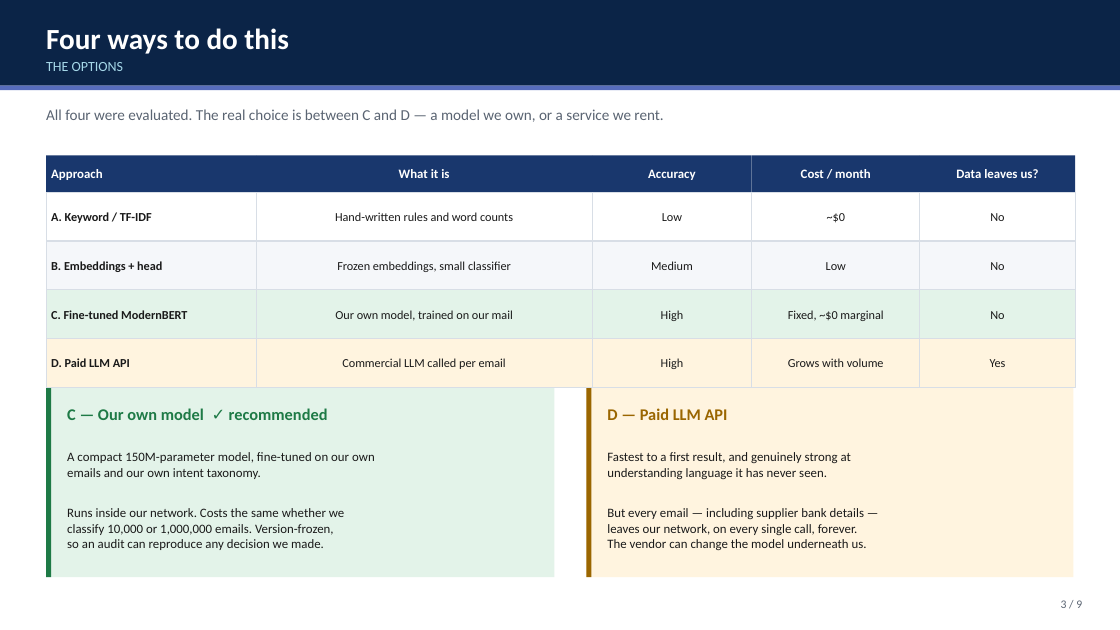
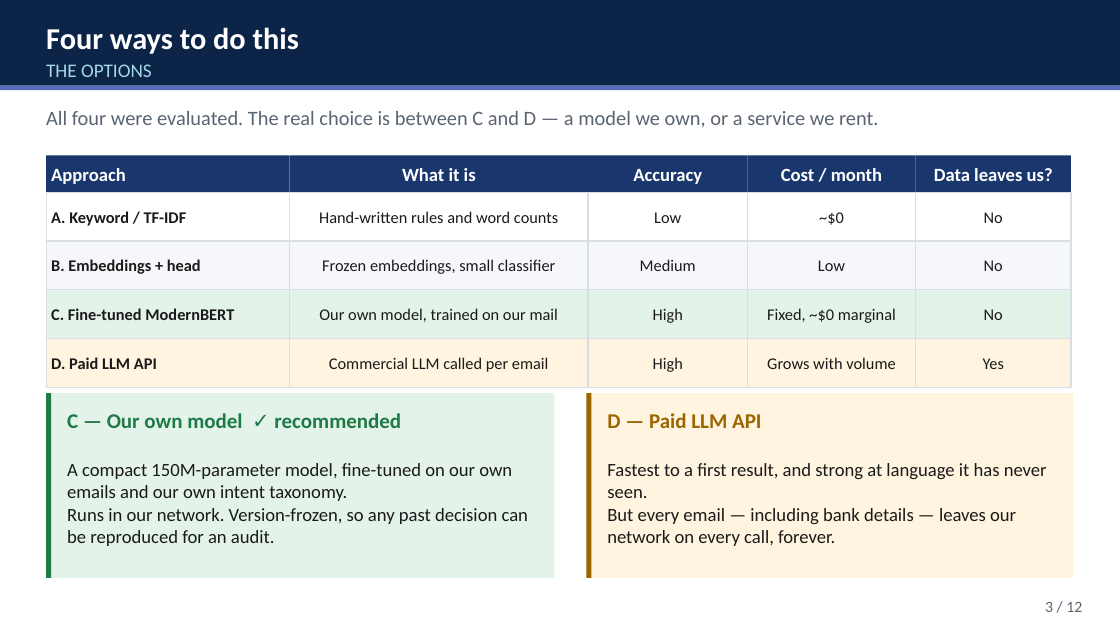
Before and after one commit to orapeasant/emailintent, a slide deck: slide 3 of docs/email_intent_briefing.pptx. Drawn at 1120x630 pixels with LibreOffice and Linux fonts; fonts in the diff are those of the drawing. Boxes give left, top, right and bottom in pixels: in the first picture for what was removed or moved away, otherwise in the second. Text is boxed around its words. In the diff, an @@ line names an element or a change of style, - is before the commit and + after.

Commit message:
ppt change

```diff
--- a/docs/email_intent_briefing.pptx
+++ b/docs/email_intent_briefing.pptx
@@ title "Four ways to do this" at [46,27,299,54]: size 25 to 26 pt @@
@@ text "THE OPTIONS" at [46,64,152,77]: size 12 to 16.5 pt @@
@@ text "All four were evaluated. The ..." at [46,111,879,128]: size 13 to 17.5 pt @@
@@ size 11 to 16 pt in 5 elements at [748,155,916,192], [588,155,748,192], [916,155,1071,192], [290,155,588,192], [46,155,290,192] @@
@@ rectangle "Approach": place and size @@
-rectangle "Approach" at [46,155,256,192]
+rectangle "Approach" at [46,155,290,192]
@@ rectangle "What it is": place and size @@
-rectangle "What it is" at [256,155,592,192]
+rectangle "What it is" at [290,155,588,192]
@@ rectangle "A. Keyword / TF-IDF": place and size @@
-rectangle "A. Keyword / TF-IDF" at [46,192,256,241]
+rectangle "A. Keyword / TF-IDF" at [46,192,290,241]
@@ rectangle "Hand-written rules and word counts": place and size @@
-rectangle "Hand-written rules and word counts" at [256,192,592,241]
+rectangle "Hand-written rules and word counts" at [290,192,588,241]
@@ rectangle "B. Embeddings + head": place and size @@
-rectangle "B. Embeddings + head" at [46,241,256,290]
+rectangle "B. Embeddings + head" at [46,241,290,290]
@@ rectangle "Frozen embeddings, small classifier": place and size @@
-rectangle "Frozen embeddings, small classifier" at [256,241,592,290]
+rectangle "Frozen embeddings, small classifier" at [290,241,588,290]
@@ rectangle "C. Fine-tuned ModernBERT": place and size @@
-rectangle "C. Fine-tuned ModernBERT" at [46,290,256,339]
+rectangle "C. Fine-tuned ModernBERT" at [46,290,290,339]
@@ rectangle "Our own model, trained on ...": place and size @@
-rectangle "Our own model, trained on ..." at [256,290,592,339]
+rectangle "Our own model, trained on ..." at [290,290,588,339]
@@ size 10.5 to 14 pt in 20 elements at [748,192,916,241], [916,192,1071,241], [748,241,916,290], [916,241,1071,290], [748,290,916,339], [916,290,1071,339], [748,339,916,387], [916,339,1071,387], [588,192,748,241], [588,241,748,290], [588,290,748,339], [588,339,748,387], [290,192,588,241], [290,241,588,290], [290,290,588,339], [290,339,588,387], [46,192,290,241], [46,241,290,290], [46,290,290,339], [46,339,290,387] @@
@@ rectangle "D. Paid LLM API": place and size @@
-rectangle "D. Paid LLM API" at [46,339,256,387]
+rectangle "D. Paid LLM API" at [46,339,290,387]
@@ rectangle "Commercial LLM called per email": place and size @@
-rectangle "Commercial LLM called per email" at [256,339,592,387]
+rectangle "Commercial LLM called per email" at [290,339,588,387]
@@ 15 rectangles: place and size @@
-15 rectangles at [592,155,1075,387]
+15 rectangles at [588,155,1071,387]
@@ rectangle: place and size @@
-rectangle at [46,388,555,577]
+rectangle at [46,393,555,578]
@@ rectangle: place and size @@
-rectangle at [46,388,51,577]
+rectangle at [46,393,51,578]
@@ text at [67,413,401,428]: size 14 to 18 pt in "C — Our own model ✓ recommended" @@
@@ rectangle: place and size @@
-rectangle at [586,388,1074,577]
+rectangle at [586,393,1074,578]
@@ rectangle: place and size @@
-rectangle at [586,388,592,577]
+rectangle at [586,393,592,578]
@@ text at [607,413,761,428]: size 14 to 18 pt in "D — Paid LLM API" @@
@@ text at [67,463,528,546]: text changed; size 11 to 16 pt @@
-A compact 150M-parameter model, fine-tuned on our own
-emails and our own intent taxonomy.
-Runs inside our network. Costs the same whether we
-classify 10,000 or 1,000,000 emails. Version-frozen,
-so an audit can reproduce any decision we made.
+A compact 150M-parameter model, fine-tuned on our own emails and our own intent taxonomy.
+Runs in our network. Version-frozen, so any past decision can be reproduced for an audit.
@@ text at [607,463,1047,546]: text changed; size 11 to 16 pt @@
-Fastest to a first result, and genuinely strong at
-understanding language it has never seen.
-But every email — including supplier bank details —
-leaves our network, on every single call, forever.
-The vendor can change the model underneath us.
+Fastest to a first result, and strong at language it has never seen.
+But every email — including bank details — leaves our network on every call, forever.
@@ text at [1045,602,1082,612]: text changed; size 10 to 13.5 pt @@
-3 / 9
+3 / 12
```
Also in this commit, not shown: 8 other slides changed, 3 slides added, 2 other files.
